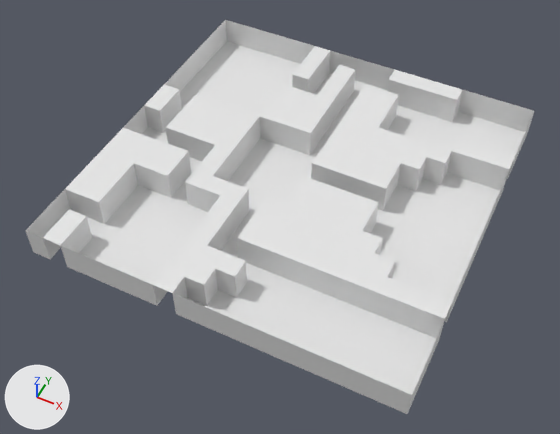
Renders of the Blender file Infection Protocol/Assets/Models/Environment/Level1.blend from each side of a commit.
The view is the same before and after, from a 50 mm camera at (36.7, -79.9, 91.3) aimed at (-0.5, -5.5, -1.7). Every picture has the same lights, and +X, +Y and +Z are marked at lower left.
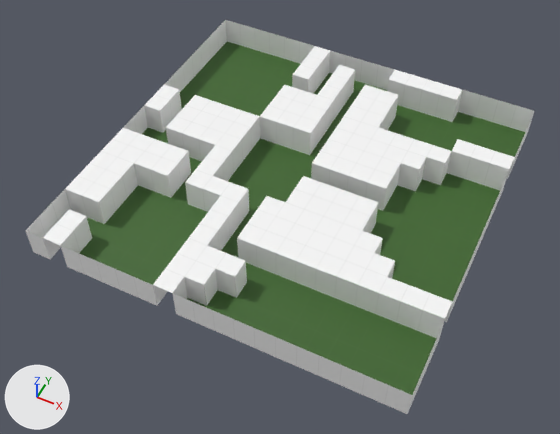
The change, as a list of edits to the scene's bpy script:
```text
Add img_high_res_test_jpg:
    img_high_res_test_jpg = load_image('High Res Test.jpg', '../Textures/High Res Test.jpg', 5120, 5120, 'sRGB')
Add mat_high_res_test_jpg:
    mat_high_res_test_jpg = principled_material('High Res Test.jpg')
    mat_high_res_test_jpg.texture = img_high_res_test_jpg
Change me_grid_001:
    where me_grid_001.from_pydata(...)  # 824 vertices, 789 faces; spans x -30.0..30.0, y -30.0..30.0, z -5.0..0.0
    add me_grid_001.materials.append(mat_high_res_test_jpg)  # picture img_high_res_test_jpg
```

Pixel boxes (x1, y1, x2, y2) of what changed, in the pictures (560 x 434 px):
'Grid', recoloured
    both: (26, 20, 530, 413)
